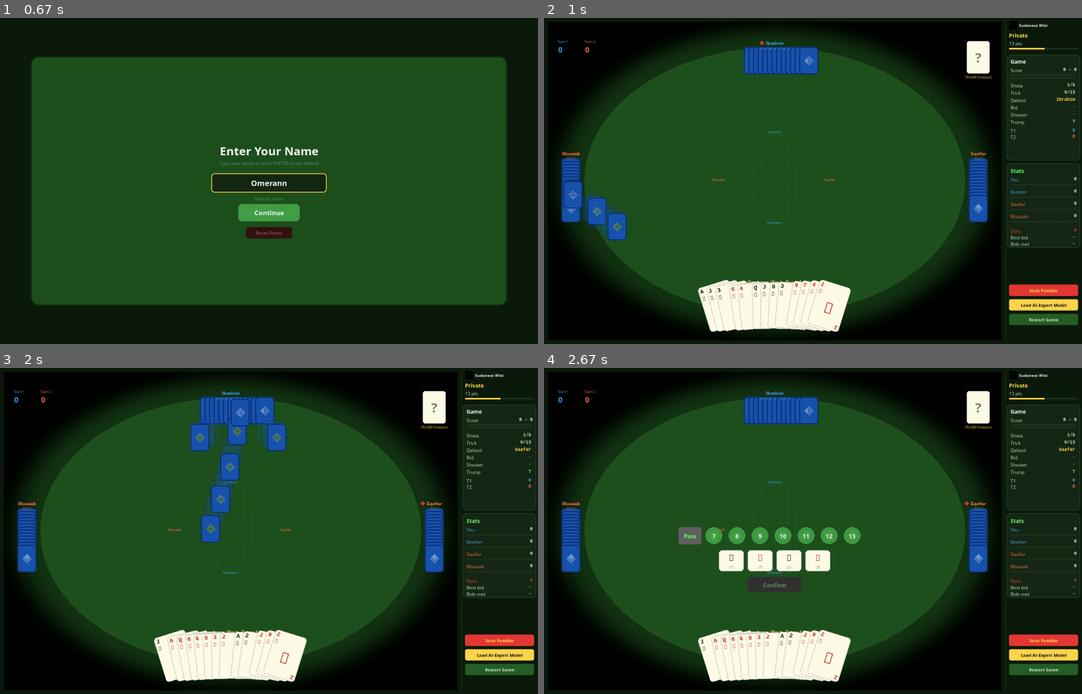
Above: before the commit, frames 1-4 (two rows, left to right).
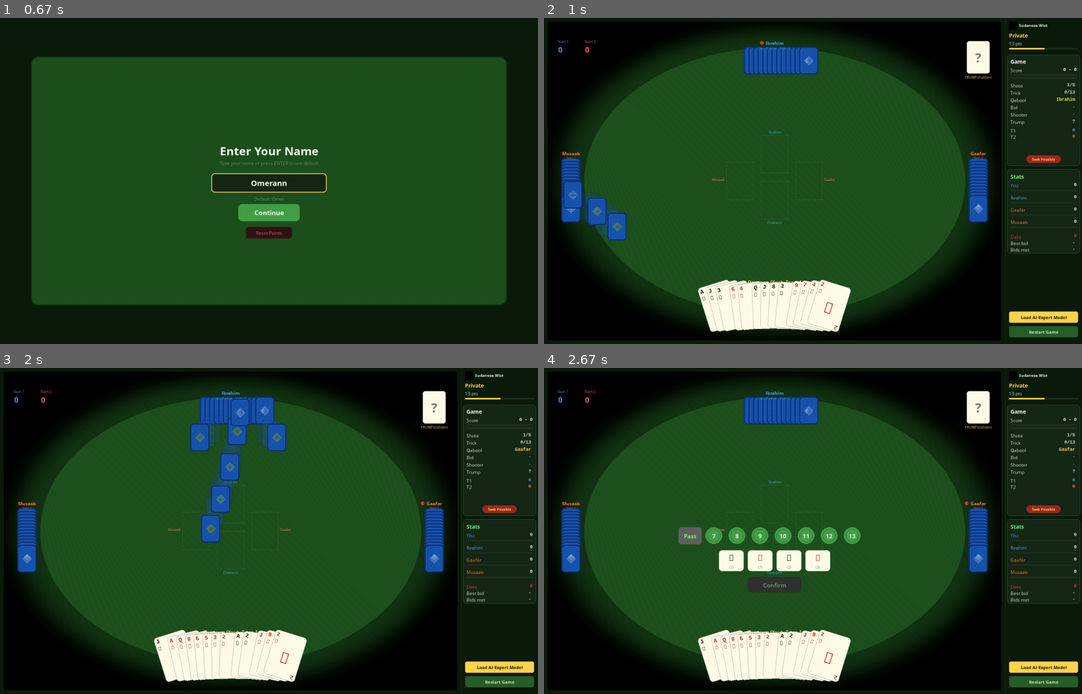
Above: after the commit, the same moments.

Repository: aamagzoub/engineering-intelligence
Game: pygame game, started from gui_pygame/main.py
Two runs of this game, one before a commit and one after it. Both use one fixed random seed, a clock stepped at 60 frames per second and the inputs below.
Inputs (mouse positions are in pixels of both pictures, inside the frame that each line leads up to):
- Up to frame 1 (0.67 s): type "ann" at 0.33 s
- Up to frame 2 (1 s): tap Enter at 0.67 s; click "▶ Start Game" at 0.93 s
- Up to frame 3 (2 s): click "Restart Game" at 1.27 s; click "Continue" at 1.6 s; tap Enter at 1.88 s
- Up to frame 4 (2.67 s): click (786, 615) at 2.27 s; click (796, 475) at 2.6 s

Frame 1 is identical in both runs. In frame 2, 2.5% of the frame differs, in the area x 86-100%, y 42-98%; in frame 3, 2.5%; in frame 4, 2.5%.

Commit message:
Seek chip inside Game card (small rounded pill), buttons back to 2

Diff:
--- a/gui_pygame/game_screen.py
+++ b/gui_pygame/game_screen.py
@@ -1226,7 +1226,7 @@
         btn_h = 30
 
         # Load AI Model button.
-        btn_y = SCREEN_HEIGHT - 155 + 30 + 8
+        btn_y = SCREEN_HEIGHT - 85
         load_btn = pygame.Rect(panel_x + pad, btn_y, btn_w, btn_h)
         if load_btn.collidepoint(pos):
             self._open_model_dialog()
@@ -1717,7 +1717,7 @@
 
         # ========== GAME INFO CARD (fixed height) ==========
         game_card_y = y
-        game_card_h = 275
+        game_card_h = 290
         pygame.draw.rect(self.screen, (22, 40, 22),
                          (panel_x + 5, game_card_y, panel_w - 10, game_card_h), border_radius=8)
         pygame.draw.rect(self.screen, (45, 90, 45),
@@ -1815,6 +1815,26 @@
             if fill_w > 0:
                 pygame.draw.rect(self.screen, bid_color, (bx, y, fill_w, 6), border_radius=3)
 
+        # Seek chip (small, inside game card).
+        y_seek = game_card_y + game_card_h - 28
+        tricks_played_s = self.team_tricks[0] + self.team_tricks[1]
+        seek_alive = (tricks_played_s == 0) or (self.team_tricks[0] == 0) or (self.team_tricks[1] == 0)
+
+        chip_w = 90
+        chip_h = 20
+        chip_x = panel_x + (panel_w - chip_w) // 2
+        chip_surf = pygame.Surface((chip_w, chip_h), pygame.SRCALPHA)
+        if seek_alive:
+            pygame.draw.rect(chip_surf, (180, 40, 40, 220), (0, 0, chip_w, chip_h), border_radius=10)
+            chip_font = pygame.font.SysFont("Segoe UI", 10, bold=True)
+            chip_text = chip_font.render("Seek Possible", True, TEXT_GOLD)
+        else:
+            pygame.draw.rect(chip_surf, (60, 60, 60, 180), (0, 0, chip_w, chip_h), border_radius=10)
+            chip_font = pygame.font.SysFont("Segoe UI", 10)
+            chip_text = chip_font.render("Seek Dead", True, (180, 180, 180))
+        chip_surf.blit(chip_text, chip_text.get_rect(center=(chip_w // 2, chip_h // 2)))
+        self.screen.blit(chip_surf, (chip_x, y_seek))
+
         # ========== STATS CARD (fixed position) ==========
         y = game_card_y + game_card_h + 8
         stats = getattr(self, '_game_stats', {})
@@ -1885,30 +1905,12 @@
                             "Bids met", met_text, TEXT_LIGHT)
 
         # ========== BUTTONS (fixed at bottom) ==========
-        btn_y = SCREEN_HEIGHT - 155
+        btn_y = SCREEN_HEIGHT - 85
         btn_w = panel_w - pad * 2
         btn_h = 30
         mx, my = pygame.mouse.get_pos()
 
-        # Seek indicator (non-clickable).
-        tricks_played = self.team_tricks[0] + self.team_tricks[1]
-        t1_t = self.team_tricks[0]
-        t2_t = self.team_tricks[1]
-        seek_possible = (tricks_played == 0) or (t1_t == 0) or (t2_t == 0)
-
-        seek_rect = pygame.Rect(panel_x + pad, btn_y, btn_w, btn_h)
-        if seek_possible:
-            pygame.draw.rect(self.screen, BUTTON_RED, seek_rect, border_radius=5)
-            seek_font = pygame.font.SysFont("Segoe UI", 12, bold=True)
-            seek_txt = seek_font.render("Seek Possible", True, TEXT_GOLD)
-        else:
-            pygame.draw.rect(self.screen, BUTTON_GREY, seek_rect, border_radius=5)
-            seek_font = pygame.font.SysFont("Segoe UI", 12)
-            seek_txt = seek_font.render("Seek Dead", True, TEXT_WHITE)
-        self.screen.blit(seek_txt, seek_txt.get_rect(center=seek_rect.center))
-
         # Load AI Model button.
-        btn_y += btn_h + 8
         load_rect = pygame.Rect(panel_x + pad, btn_y, btn_w, btn_h)
         bg = (255, 230, 50) if load_rect.collidepoint(mx, my) else (255, 213, 79)
         pygame.draw.rect(self.screen, bg, load_rect, border_radius=5)
@@ -1921,8 +1923,7 @@
                 (panel_x + pad, btn_y - 16))
 
         # Restart button.
-        btn_y += btn_h + 8
-        restart_rect = pygame.Rect(panel_x + pad, btn_y, btn_w, btn_h)
+        restart_rect = pygame.Rect(panel_x + pad, btn_y + btn_h + 8, btn_w, btn_h)
         rbg = (50, 120, 50) if restart_rect.collidepoint(mx, my) else (40, 95, 40)
         pygame.draw.rect(self.screen, rbg, restart_rect, border_radius=5)
         pygame.draw.rect(self.screen, (30, 70, 30), restart_rect, width=1, border_radius=5)
